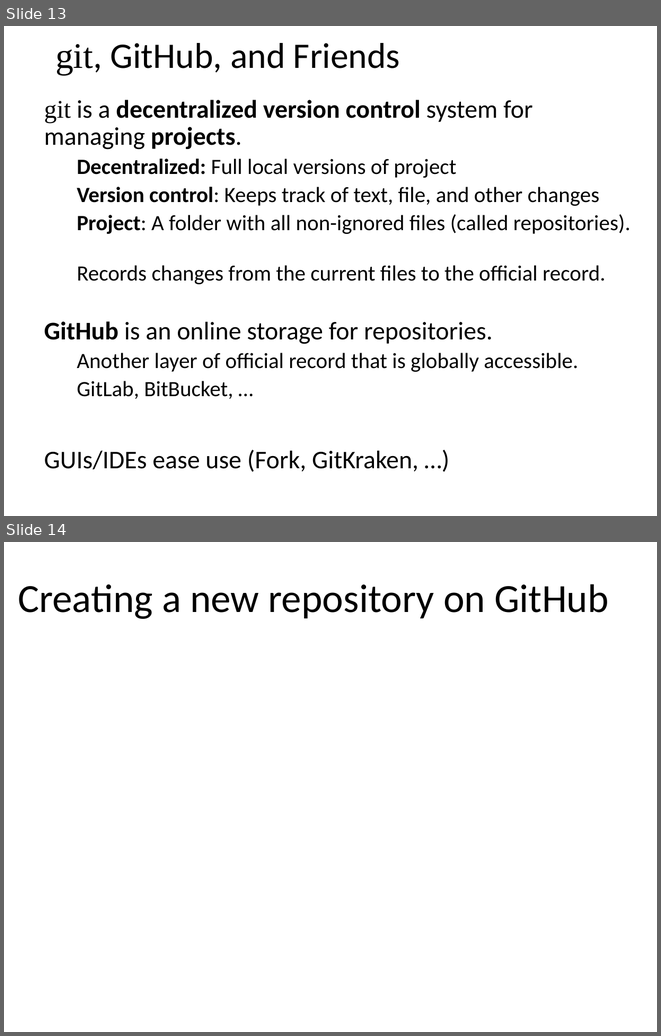
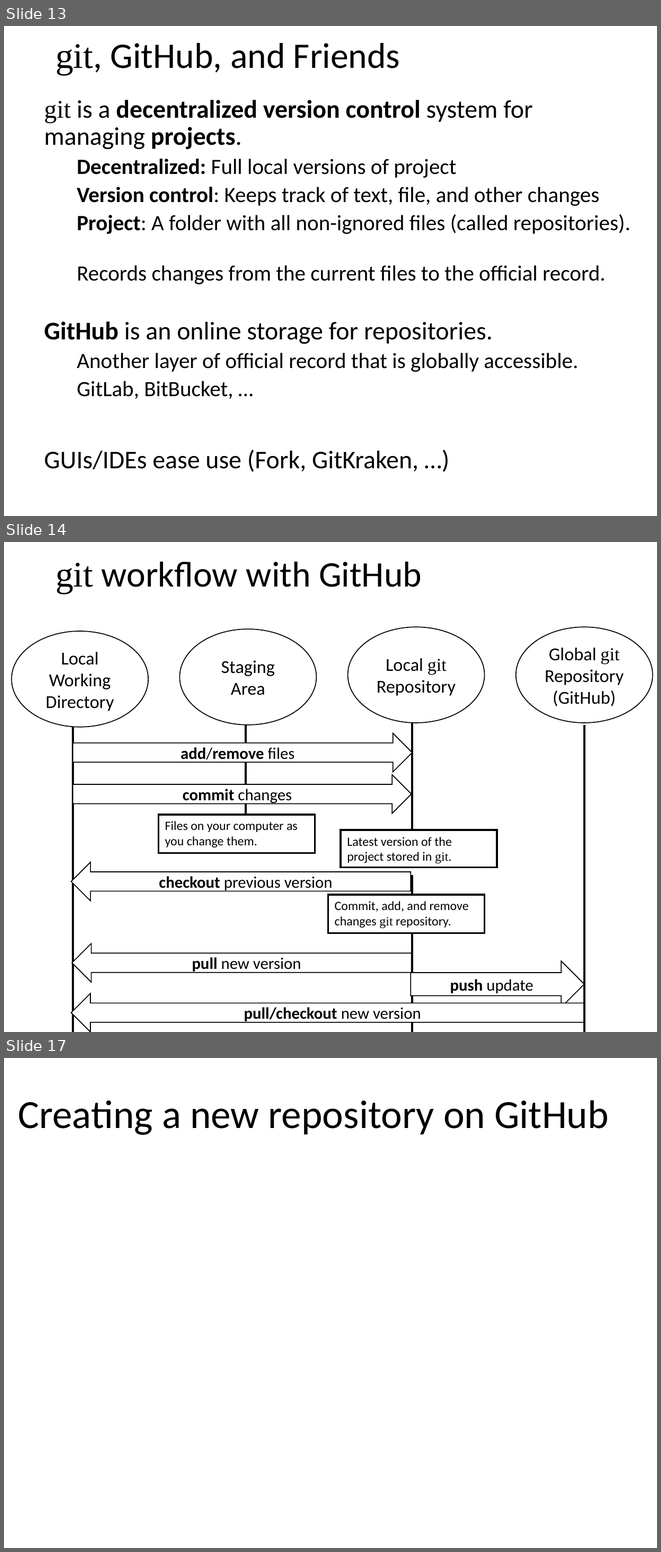
Before and after one commit to josephausterweil/UWPsychDemo, a slide deck: talks/dept_present.pptx. Shown one above the other, each under a label of ours: slides 13 and 14 before the commit, slides 13, 14 and 17 after it; the slides between them are not shown. The pictures are 661x1036 and 661x1552 pixels, drawn with LibreOffice and Linux fonts; fonts in the diff are those of the drawing. Boxes give left, top, right and bottom in pixels: in the first picture for what was removed or moved away, otherwise in the second. Text is boxed around its words. In the diff, an @@ line names an element or a change of style, - is before the commit and + after.

```diff
--- a/talks/dept_present.pptx
+++ b/talks/dept_present.pptx
@@ slide 14 added at bbox=[4, 542, 657, 1032], background #FFFFFF @@
@@ title added at bbox=[55, 562, 422, 593], 39.6 pt, text #000000 @@
+git workflow with GitHub
@@ ellipse added at bbox=[12, 631, 148, 727], fill #FFFFFF, outline #000000 1 pt, 20 pt, text #000000 @@
+Local Working Directory
@@ ellipse added at bbox=[179, 629, 316, 725], fill #FFFFFF, outline #000000 1 pt, 20 pt, text #000000 @@
+Staging Area
@@ ellipse added at bbox=[348, 627, 485, 723], fill #FFFFFF, outline #000000 1 pt, 20 pt, text #000000 @@
+Local git Repository
@@ line added from (72, 727) to (72, 976), #000000 2.25 pt @@
@@ line added from (246, 725) to (246, 848), #000000 2.25 pt @@
@@ line added from (412, 723) to (412, 846), #000000 2.25 pt @@
@@ group added at bbox=[71, 627, 652, 1032]: 2 right arrows, 1 ellipse, 1 line @@
+push update
+Global git Repository
+(GitHub)
+pull/checkout new version
@@ right arrow added at bbox=[72, 733, 412, 772], fill #FFFFFF, outline #000000 1 pt, 18 pt, text #000000, bold @@
+add/remove files
@@ right arrow added at bbox=[72, 775, 412, 813], fill #FFFFFF, outline #000000 1 pt, 18 pt, text #000000 @@
+commit changes
@@ rectangle added at bbox=[159, 814, 315, 853], fill #FFFFFF, outline #000000 2.25 pt, 14 pt, text #000000 @@
+Files on your computer as you change them.
@@ rectangle added at bbox=[341, 830, 497, 867], fill #FFFFFF, outline #000000 2.25 pt, 14 pt, text #000000 @@
+Latest version of the project stored in git.
@@ right arrow added at bbox=[71, 862, 411, 900], fill #FFFFFF, outline #000000 1 pt, 18 pt, text #000000 @@
+checkout previous version
@@ line added from (412, 875) to (412, 1032), #000000 2.25 pt @@
@@ line added from (72, 878) to (72, 1032), #000000 2.25 pt @@
@@ rectangle added at bbox=[328, 894, 484, 933], fill #FFFFFF, outline #000000 2.25 pt, 14 pt, text #000000 @@
+Commit, add, and remove changes git repository.
@@ right arrow added at bbox=[72, 944, 412, 982], fill #FFFFFF, outline #000000 1 pt, 18 pt, text #000000 @@
+pull new version
@@ what was slide 14 is now slide 17 @@
```
Also in this commit, not shown: 5 slides changed, 4 other slides added, 1 slide removed.
